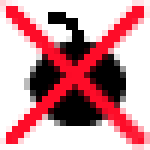
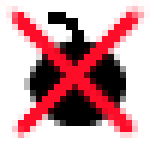
Two versions of the same layered image (150x150). Layer-by-layer changes:
painted on "Shape 10" over [0, 0, 150, 150]
